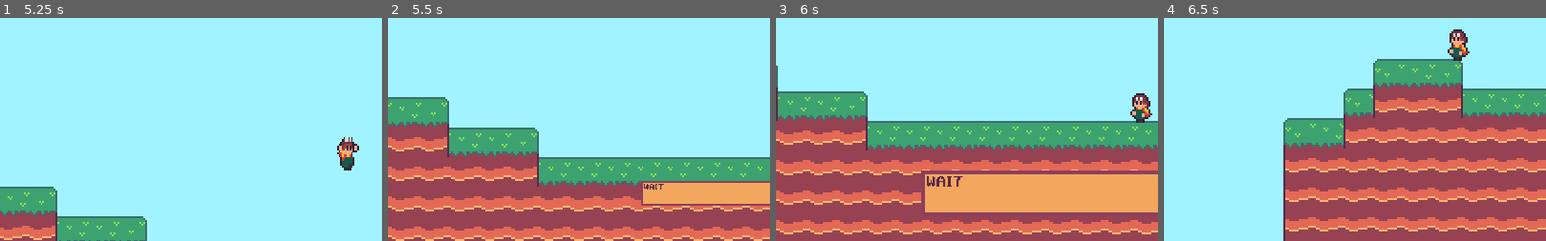
Above: before the commit, frames 1-4 (left to right).
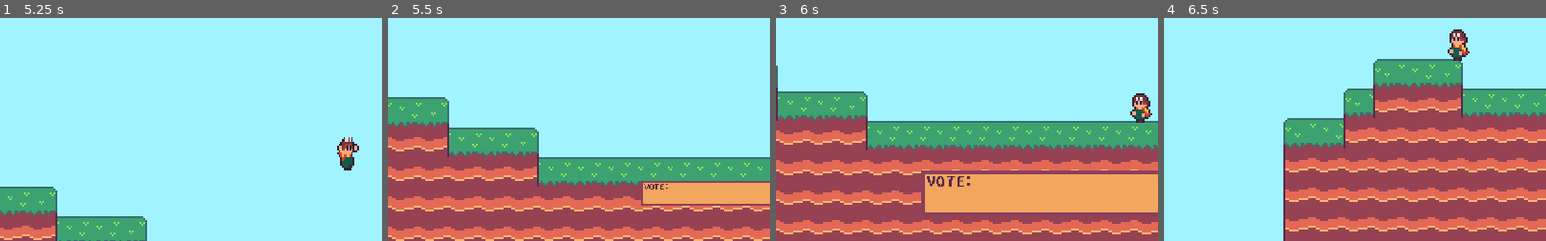
Above: after the commit, the same moments.

Repository: joyel24/Godot_YT
Game: Godot game, scene res://UI/Menu.tscn
Same seed, same stepped clock (60 frames per second), same inputs: the game is played once before the commit and once after it. Sound files missing from this copy of the repository are replaced by a short silence.
Inputs (mouse positions are % of the whole screen's width and height, from its top left):
- Up to frame 1 (5.25 s): move the mouse to (72, 45) at 0.52 s; hold Right (right) 0.53-2.03 s; tap Space (jump) at 0.77, 1.52, 3.02, 3.77, 4.52 s; move the mouse to (30, 55) at 1.27 s; move the mouse to (60, 28) at 2.02 s; hold Left (left) 2.03-2.78 s; move the mouse to (45, 70) at 2.77 s; hold Right (right) 2.78-4.28 s; move the mouse to (80, 65) at 3.52 s; move the mouse to (20, 35) at 4.27 s; hold Left (left) 4.28-5.03 s; move the mouse to (55, 50) at 5.02 s; hold Right (right) from 5.03 s (still down)
- Up to frame 2 (5.5 s): keep holding Right (right)
- Up to frame 3 (6 s): move the mouse to (35, 25) at 5.77 s; release Right (right) at 5.78 s; hold Left (left) from 5.78 s (still down)
- Up to frame 4 (6.5 s): keep holding Left (left); tap Space (jump) at 6.02 s
The pictures show only the part of the screen within x 0-50%, y 50-100%; the shares and areas given below are measured in that part.

Frame 1 is identical in both runs. In frame 2, less than 0.1% of the frame differs, in the area x 67-74%, y 74-77%; in frame 3, 0.2%, in the area x 39-51%, y 70-76%; in frame 4, nothing differs.

Commit message:
when on sign show vote_score

Diff:
--- a/godot/Objects/DialogArea/Assets/DialogArea.gd
+++ b/godot/Objects/DialogArea/Assets/DialogArea.gd
@@ -1,14 +1,34 @@
 extends Area2D
 
 export(String, MULTILINE) var text = ""
+
+var temp_text: String
 
 func _on_DialogArea_body_entered(body):
 	if body.has_method("is_player"):
 		Global.on_sign_lbl = true #Tell you're in label (to wait cf world.gd)
 		Global.text_box = text
+		temp_text = text
+		#print (temp_text)
 
 func _on_DialogArea_body_exited(body):
 	if body.has_method("is_player"):
 		Global.on_sign_lbl = false
-		if Global.text_box == text:
-			Global.text_box = ""
+		#if Global.text_box == text:
+		Global.text_box = ""
+		temp_text = ""
+			#temp_text = ""
+
+func _physics_process(delta):
+#	print ("Global.temp_text: '" + Global.temp_text + "'")
+#	print ("Global.vote_score: '" + Global.vote_score + "'")
+#	print ("Global.text_box: '" + Global.text_box + "'")
+	if temp_text != "" && Global.vote_score != "":
+		#print (text)
+#		print (Global.temp_text)
+#		print (Global.vote_score)
+		Global.text_box = temp_text +" "+ Global.vote_score
+		#print (Global.temp_text)
+#		#text = text + "test"
+		Global.vote_score = ""
+		#Global.temp_text = ""
--- a/godot/Objects/DialogArea/DialogArea.tscn
+++ b/godot/Objects/DialogArea/DialogArea.tscn
@@ -7,7 +7,7 @@
 
 [node name="DialogArea" type="Area2D"]
 script = ExtResource( 1 )
-text = "WAIT"
+text = "VOTE:"
 
 [node name="CollisionShape2D" type="CollisionShape2D" parent="."]
 shape = SubResource( 1 )
--- a/godot/World/World.gd
+++ b/godot/World/World.gd
@@ -28,7 +28,9 @@
 	if response_code == 200:
 		temp_string = body.get_string_from_utf8()
 		temp_string.erase(0,15) #remove "<!DOCTYPE html>"
+		temp_string = "[" + temp_string + "]"
 		Global.vote_score = temp_string
+		temp_string = ""
 		#print(Global.vote_score)
 
 func _unhandled_input(_event):
Not shown, changed: scripts/http/src/main.rs
